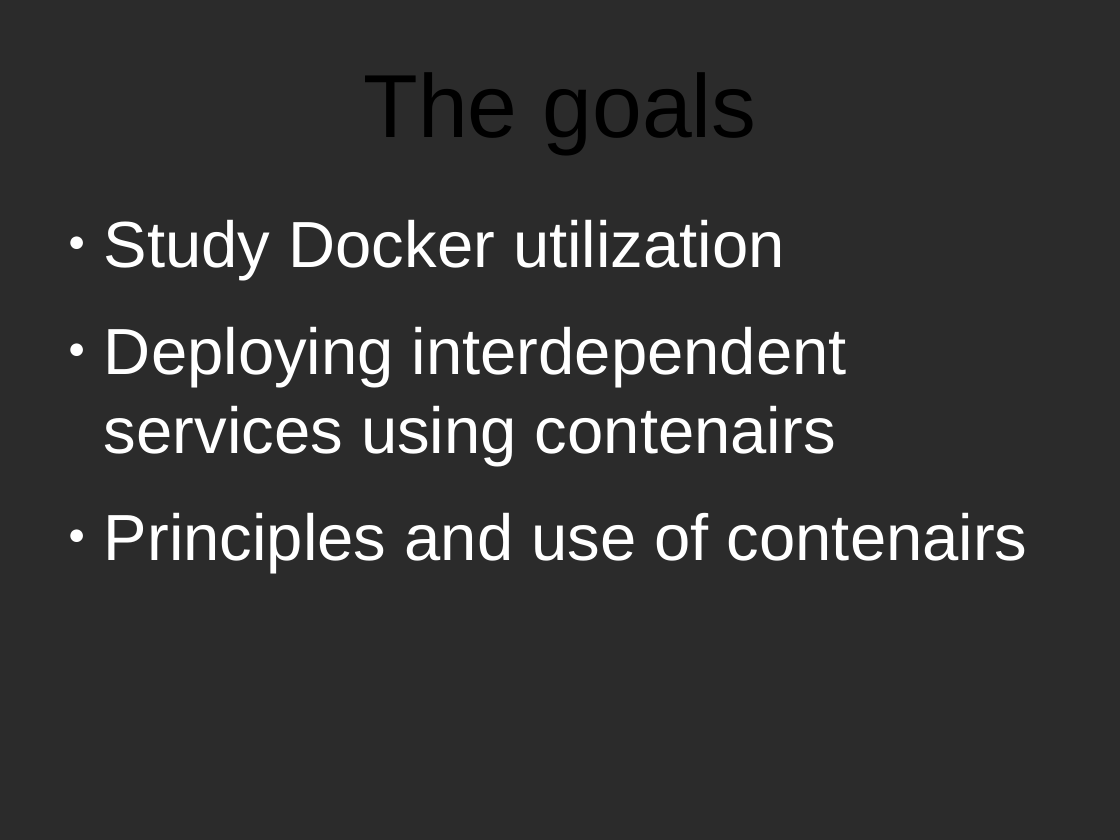
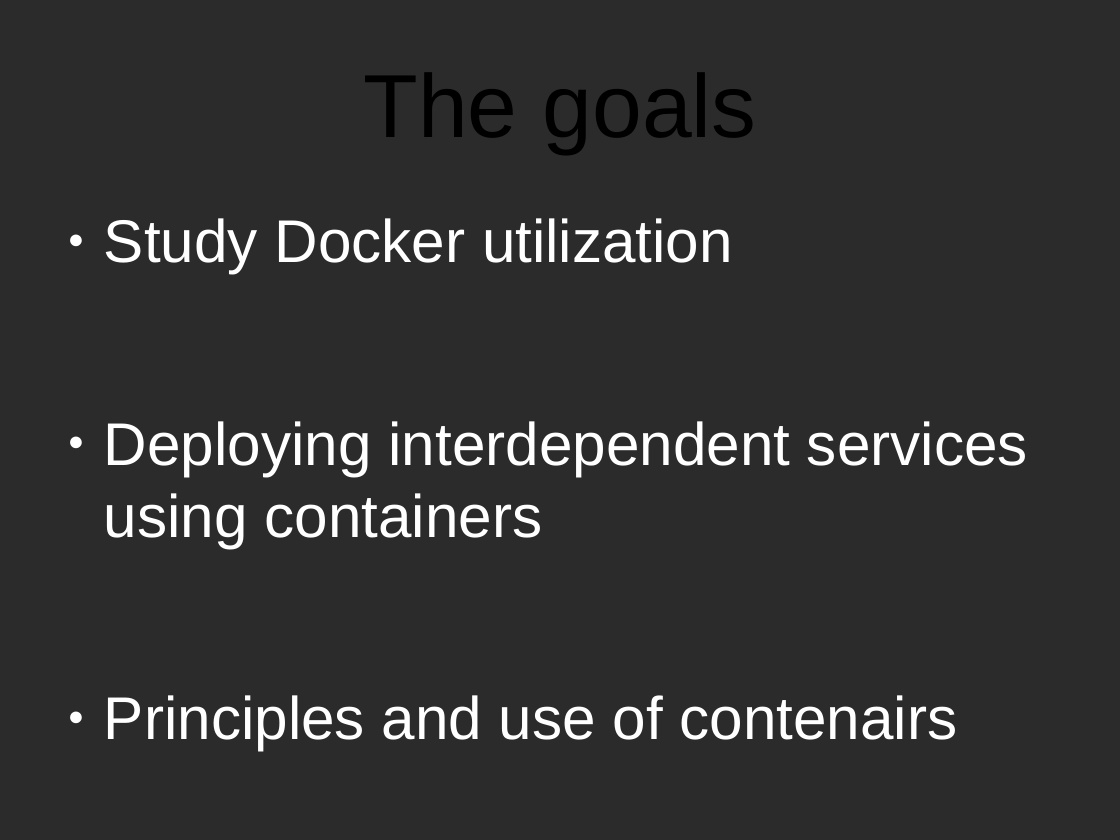
Before and after one commit to CPTmath67/anglais, a slide deck: slide 4 of presentation.odp. Drawn at 1120x840 pixels with LibreOffice and Linux fonts; fonts in the diff are those of the drawing; background and template pictures are left out; a plain dark background stands for a picture behind light text. Boxes give left, top, right and bottom in pixels: in the first picture for what was removed or moved away, otherwise in the second. Text is boxed around its words. In the diff, an @@ line names an element or a change of style, - is before the commit and + after.

```diff
--- a/presentation.odp
+++ b/presentation.odp
@@ text at box(104, 218, 957, 750): size 46.2 to 42.7 pt in "Study Docker utilization", "Principles and use of contenairs" @@
@@ text at box(104, 421, 1028, 548): text changed; size 46.2 to 42.7 pt @@
-● Deploying interdependent services using contenairs
+● Deploying interdependent services using containers
```
Also in this commit, not shown: 2 other slides changed.
